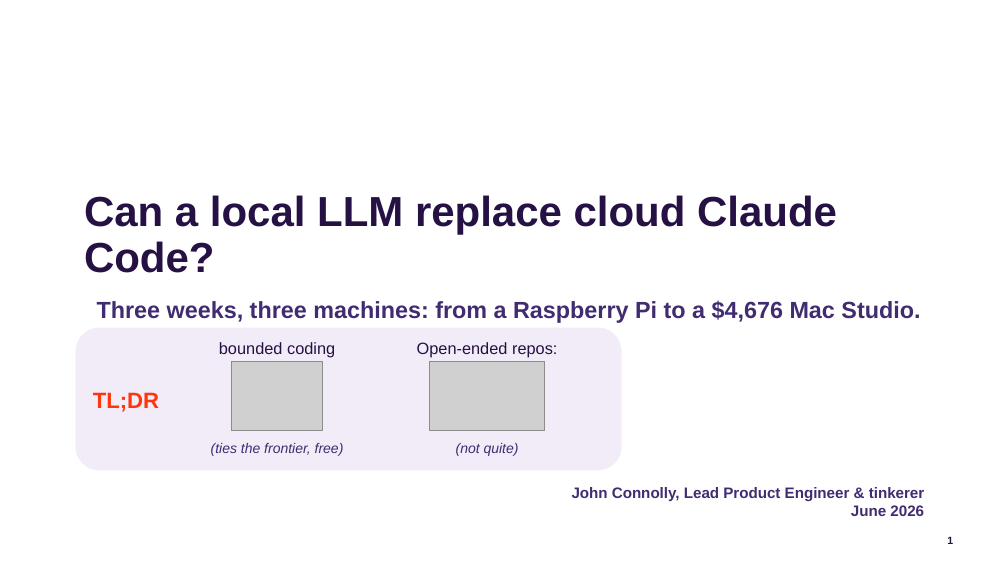
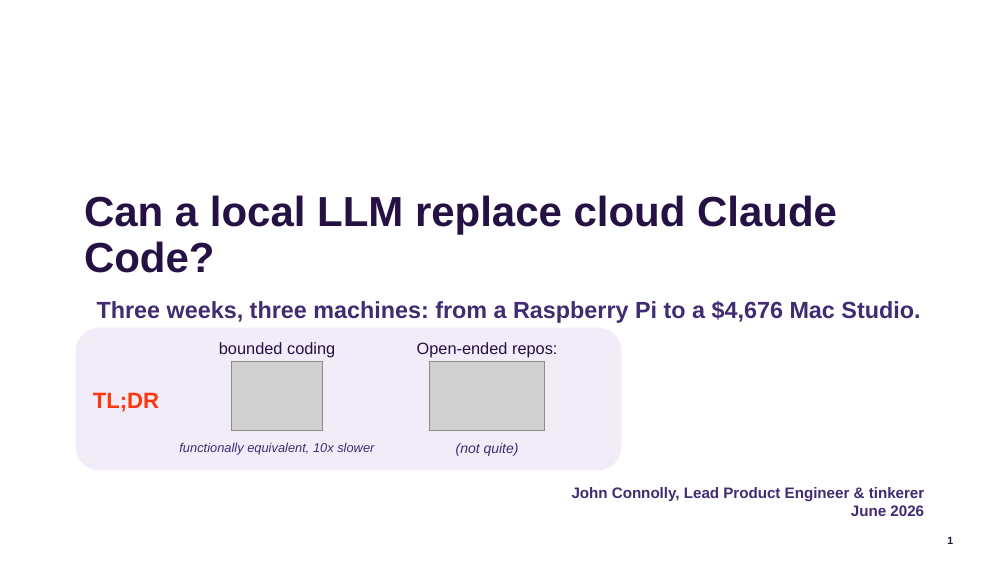
Before and after one commit to jconnolly/local-llm-pi5, a slide deck: slide 1 of local-llm-datasociety.pptx. Drawn at 1008x567 pixels with LibreOffice and Linux fonts; fonts in the diff are those of the drawing; grey boxes stand for pictures; background and template pictures are left out. Boxes give left, top, right and bottom in pixels: in the first picture for what was removed or moved away, otherwise in the second. Text is boxed around its words. In the diff, an @@ line names an element or a change of style, - is before the commit and + after.

Commit message:
Title TL;DR: slow the Kirk gif 10x + caption 'functionally equivalent, 10x slower'
- viz/not-bad-slow.gif: 10x-slowed (100ms->1000ms/frame) Star Trek 'not bad' gif, ties the
  measured 10x wall-clock finding.
- Fix pre-existing marp bug: title TL;DR was stacking vertically (inline display:inline-flex
  ignored by this theme, same as the footnote case). Moved to .tldrbox/.tldrcol classes with
  display:inline-flex !important -> proper two-column layout. pptx unaffected (absolute pos).

```diff
--- a/local-llm-datasociety.pptx
+++ b/local-llm-datasociety.pptx
@@ text at [179, 442, 374, 454]: text changed; size 12 to 11 pt @@
-(ties the frontier, free)
+functionally equivalent, 10x slower
```
Also in this commit, not shown: 4 other files.
